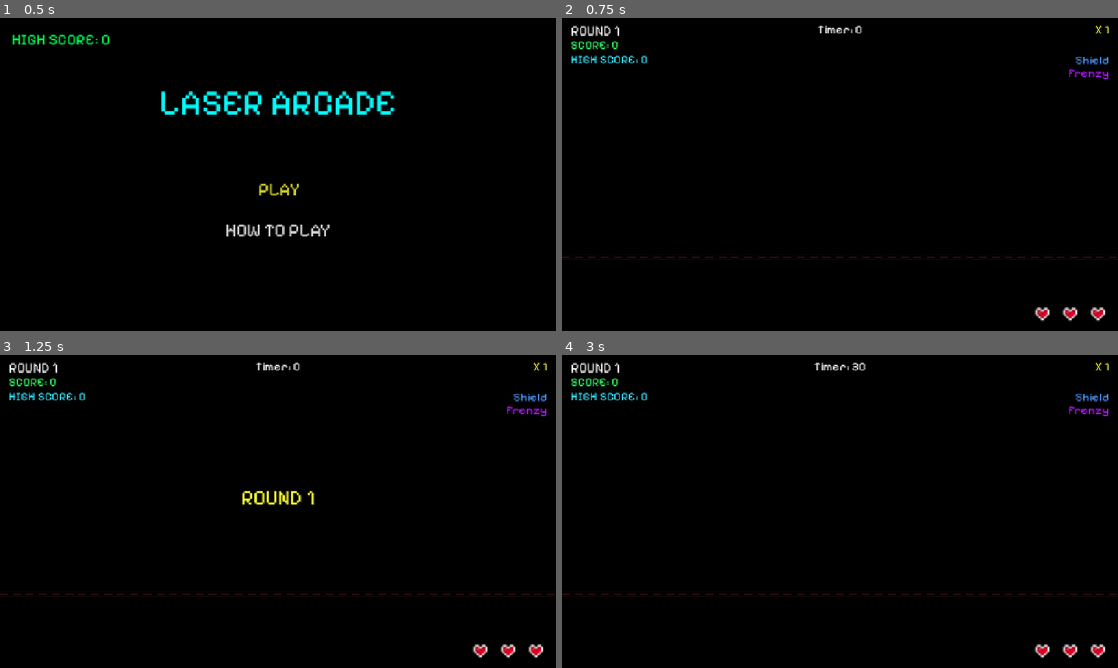
Above: before the commit, frames 1-4 (two rows, left to right).
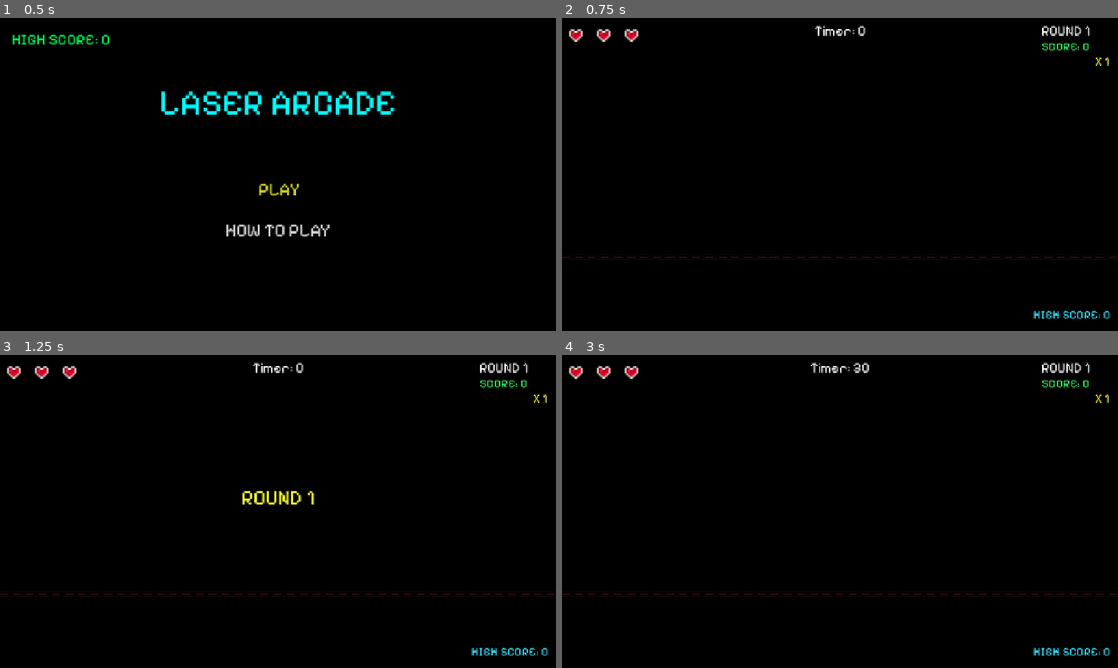
Above: after the commit, the same moments.

Repository: Tortiz-CSUF/laser-arcade-game
Game: Godot game, scene res://Scenes/title_screen.tscn
Two runs of this game, one before a commit and one after it. Both use one fixed random seed, a clock stepped at 60 frames per second and the inputs below.
Inputs:
- Up to frame 1 (0.5 s): no input
- Up to frame 2 (0.75 s): tap Enter (ui_accept) at 0.5 s; hold Up (ui_up) from 0.53 s (still down); hold Space (shoot_laser) from 0.53 s (still down)
- Up to frame 3 (1.25 s): keep holding Up (ui_up); keep holding Space (shoot_laser); tap Enter (ui_accept) at 0.77 s
- Up to frame 4 (3 s): tap Enter (ui_accept) at 1.25, 1.52, 2 s; release Up (ui_up) at 1.28 s; release Space (shoot_laser) at 1.28 s; hold S (ui_down) 1.28-2.03 s; tap Space (shoot_laser) at 1.35, 2.85 s; hold Space (shoot_laser) 2.03-2.78 s; hold Up (ui_up) from 2.03 s (still down)

Frame 1 is identical in both runs. In frame 2, 1.8% of the frame differs, in the area x 1-99%, y 2-97%; in frame 3, 1.8%; in frame 4, 1.8%.

Commit message:
laser-arcade_Interim_Final
- debugged: script typos
- Laser area sizing too small and out of bound
- All fixed, game tested and working as intedned.

Diff:
--- a/Scenes/game.tscn
+++ b/Scenes/game.tscn
@@ -6,6 +6,15 @@
 [ext_resource type="Texture2D" uid="uid://b287vysej1bug" path="res://Health System/mini-heart.png" id="2_qxrlw"]
 
 [sub_resource type="RectangleShape2D" id="RectangleShape2D_3dryh"]
+size = Vector2(1280, 30)
+
+[sub_resource type="AtlasTexture" id="AtlasTexture_3dryh"]
+atlas = ExtResource("2_qxrlw")
+region = Rect2(0, 0, 16, 16)
+
+[sub_resource type="AtlasTexture" id="AtlasTexture_wowpa"]
+atlas = ExtResource("2_qxrlw")
+region = Rect2(0, 0, 16, 16)
 
 [sub_resource type="AtlasTexture" id="AtlasTexture_wrm1d"]
 atlas = ExtResource("2_qxrlw")
@@ -24,7 +33,6 @@
 script = ExtResource("1_wrm1d")
 
 [node name="CollisionShape2D" type="CollisionShape2D" parent="Laser" unique_id=300934285]
-position = Vector2(1280, 10)
 shape = SubResource("RectangleShape2D_3dryh")
 
 [node name="SpawnTimer" type="Timer" parent="." unique_id=335682224]
@@ -32,13 +40,14 @@
 [node name="HUD" type="CanvasLayer" parent="." unique_id=1059804907]
 
 [node name="Round" type="Label" parent="HUD" unique_id=1534324995]
-offset_left = 20.0
+offset_left = 1016.0
 offset_top = 10.0
-offset_right = 220.0
-offset_bottom = 40.0
+offset_right = 1216.0
+offset_bottom = 49.0
 theme_override_fonts/font = ExtResource("1_ebmjs")
 theme_override_font_sizes/font_size = 32
 text = "Round 1"
+horizontal_alignment = 2
 
 [node name="Timer" type="Label" parent="HUD" unique_id=675731421]
 offset_left = 540.0
@@ -46,35 +55,37 @@
 offset_right = 740.0
 offset_bottom = 40.0
 theme_override_fonts/font = ExtResource("1_ebmjs")
-theme_override_font_sizes/font_size = 28
+theme_override_font_sizes/font_size = 32
 text = "Timer: 0"
 horizontal_alignment = 1
 
 [node name="Score" type="Label" parent="HUD" unique_id=1621366022]
-offset_left = 20.0
-offset_top = 45.0
-offset_right = 320.0
-offset_bottom = 79.0
+offset_left = 914.0
+offset_top = 49.0
+offset_right = 1214.0
+offset_bottom = 83.0
 theme_override_colors/font_color = Color(0.2, 1, 0.4, 1)
 theme_override_fonts/font = ExtResource("1_ebmjs")
 theme_override_font_sizes/font_size = 28
 text = "Score: 0"
+horizontal_alignment = 2
 
 [node name="Highscore" type="Label" parent="HUD" unique_id=503677117]
-offset_left = 20.0
-offset_top = 79.0
-offset_right = 320.0
-offset_bottom = 113.0
+offset_left = 962.0
+offset_top = 666.0
+offset_right = 1262.0
+offset_bottom = 700.0
 theme_override_colors/font_color = Color(0.2, 0.8980392, 1, 1)
 theme_override_fonts/font = ExtResource("1_ebmjs")
 theme_override_font_sizes/font_size = 28
 text = "Highscore: 0"
+horizontal_alignment = 2
 
 [node name="Multiplier" type="Label" parent="HUD" unique_id=205350310]
 offset_left = 1060.0
-offset_top = 10.0
+offset_top = 83.0
 offset_right = 1260.0
-offset_bottom = 44.0
+offset_bottom = 117.0
 theme_override_colors/font_color = Color(1, 1, 0.2, 1)
 theme_override_fonts/font = ExtResource("1_ebmjs")
 theme_override_font_sizes/font_size = 28
@@ -82,21 +93,20 @@
 horizontal_alignment = 2
 
 [node name="HeartsContainer" type="HBoxContainer" parent="HUD" unique_id=998447447]
-offset_left = 1074.0
-offset_top = 603.0
-offset_right = 1122.0
-offset_bottom = 643.0
+offset_top = -38.0
+offset_right = 48.0
+offset_bottom = 2.0
 scale = Vector2(4, 4)
 theme_override_constants/separation = 0
 
 [node name="Heart1" type="TextureRect" parent="HUD/HeartsContainer" unique_id=144572167]
 layout_mode = 2
-texture = SubResource("AtlasTexture_wrm1d")
+texture = SubResource("AtlasTexture_3dryh")
 stretch_mode = 3
 
 [node name="Heart2" type="TextureRect" parent="HUD/HeartsContainer" unique_id=740989764]
 layout_mode = 2
-texture = SubResource("AtlasTexture_wrm1d")
+texture = SubResource("AtlasTexture_wowpa")
 stretch_mode = 3
 
 [node name="Heart3" type="TextureRect" parent="HUD/HeartsContainer" unique_id=1345318109]
@@ -105,26 +115,22 @@
 stretch_mode = 3
 
 [node name="ShieldIndicator" type="Label" parent="HUD" unique_id=166943290]
-offset_left = 1020.0
-offset_top = 80.0
-offset_right = 1260.0
-offset_bottom = 114.0
+offset_left = 20.0
+offset_top = 636.0
+offset_right = 260.0
+offset_bottom = 670.0
 theme_override_colors/font_color = Color(0.3019608, 0.6, 1, 1)
 theme_override_fonts/font = ExtResource("1_ebmjs")
 theme_override_font_sizes/font_size = 28
-text = "Shield"
-horizontal_alignment = 2
 
 [node name="FrenzyIndicator" type="Label" parent="HUD" unique_id=1065268432]
-offset_left = 1020.0
-offset_top = 110.0
-offset_right = 1260.0
-offset_bottom = 144.0
+offset_left = 20.0
+offset_top = 666.0
+offset_right = 260.0
+offset_bottom = 700.0
 theme_override_colors/font_color = Color(0.72156864, 0.101960786, 1, 1)
 theme_override_fonts/font = ExtResource("1_ebmjs")
 theme_override_font_sizes/font_size = 28
-text = "Frenzy"
-horizontal_alignment = 2
 
 [node name="RoundAnnounce" type="Label" parent="HUD" unique_id=379825668]
 visible = false
--- a/Scripts/game.gd
+++ b/Scripts/game.gd
@@ -248,14 +248,14 @@
 			GameManager.add_score(shape.point_value)
 
 		Type.BOMB:
-			var game_over := GameManager.lose_life()
+			var game_over = GameManager.lose_life()
 			if game_over:
 				_show_game_over()
 
 		Type.BOMB_SHIELD:
 			# 5 sec shield
 			shield_time_left = 5.0
-			GameManager.activate_sheild(5.0)
+			GameManager.activate_shield(5.0)
 
 		Type.BOMB_FRENZY:
 			# 8 sec bomb frenzy
--- a/Scripts/instructions.gd
+++ b/Scripts/instructions.gd
@@ -60,7 +60,7 @@
 	# Bonus Shapes
 	_add_heading("BONUS SHAPES", SUBHEAD_COLOR, 22)
 	_add_line("Shield: (blue star, marked with an 'S')", SHIELD_COLOR)
-	_add_line("		Grants 5 secdons of bomb immunity, so spam that zap!")
+	_add_line("		Grants 5 seconds of bomb immunity, so spam that zap!")
 	_add_line("Frenzy:(purple X, marked with an 'F')", FRENZY_COLOR)
 	_add_line("		Doubles the bomb spawn rate for 8 seconds, so watch out!")
 	_add_spacer(6)
